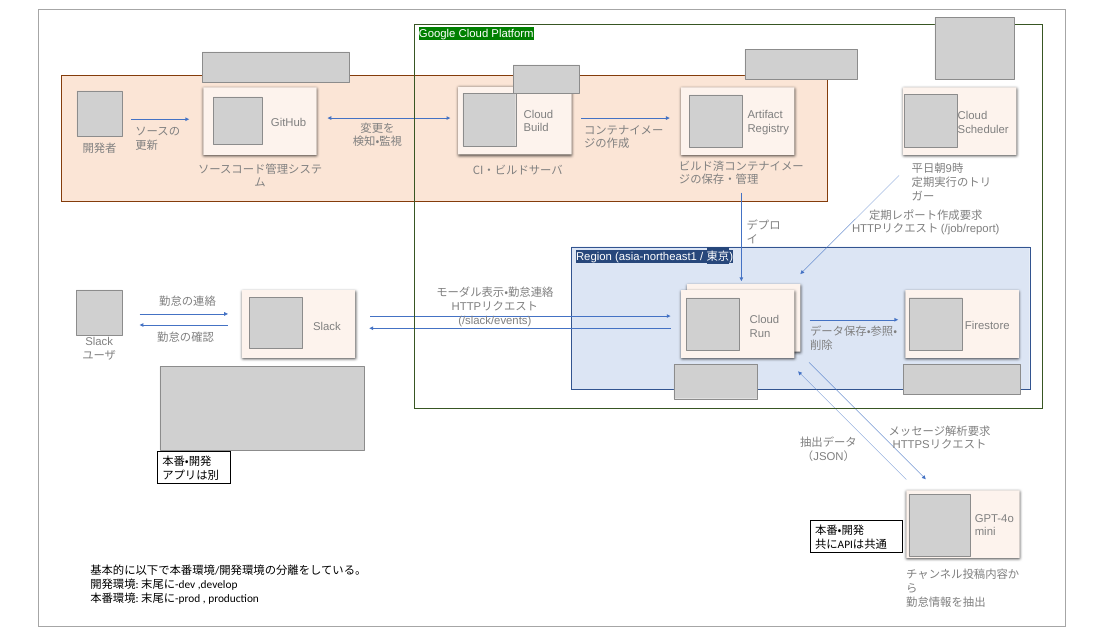
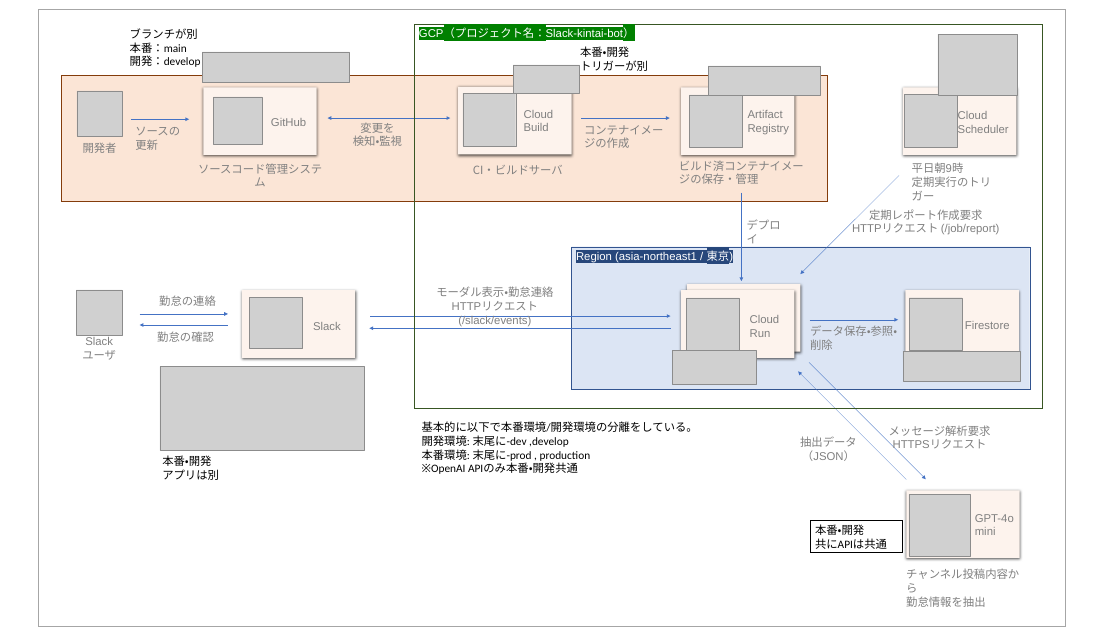
Before and after one commit to ashimizu-dsr/slack-bot, a slide deck: slide 2 of docs/システム構成図_GCP.pptx. Drawn at 1120x643 pixels with LibreOffice and Linux fonts; fonts in the diff are those of the drawing; grey boxes stand for pictures. Boxes give left, top, right and bottom in pixels: in the first picture for what was removed or moved away, otherwise in the second. Text is boxed around its words. In the diff, an @@ line names an element or a change of style, - is before the commit and + after.

Commit message:
ビジュアルの修正

```diff
--- a/docs/システム構成図_GCP.pptx
+++ b/docs/システム構成図_GCP.pptx
@@ text added at box(130, 28, 201, 67), 18 pt, text #000000 @@
+ブランチが別
+本番：main
+開発：develop
@@ text in rectangle at box(419, 28, 635, 38): text changed @@
-Google Cloud Platform
+GCP（プロジェクト名：Slack-kintai-bot）
@@ text added at box(580, 46, 648, 71), 18 pt, text #000000 @@
+本番・開発
+トリガーが別
@@ picture: place and size @@
-picture at box(934, 18, 1014, 79)
+picture at box(938, 34, 1017, 95)
@@ picture: place and size @@
-picture at box(745, 49, 857, 79)
+picture at box(708, 66, 821, 95)
@@ picture: place and size @@
-picture at box(674, 365, 757, 399)
+picture at box(672, 351, 756, 385)
@@ picture: place and size @@
-picture at box(904, 364, 1020, 394)
+picture at box(904, 352, 1020, 381)
@@ text "基本的に以下で本番環境/開発環境の分離をしている。": place and size @@
-text "基本的に以下で本番環境/開発環境の分離をしている。" at box(90, 564, 366, 604)
+text "基本的に以下で本番環境/開発環境の分離をしている。" at box(422, 421, 698, 474)
@@ text "本番・開発": place and size @@
-text "本番・開発" at box(158, 452, 230, 484)
+text "本番・開発" at box(162, 455, 219, 480)
@@ text "本番・開発" at box(162, 455, 219, 480): outline #000000 0.75 pt to none @@
@@ text at box(431, 462, 578, 474): paragraph added @@
+※OpenAI APIのみ本番・開発共通
```
